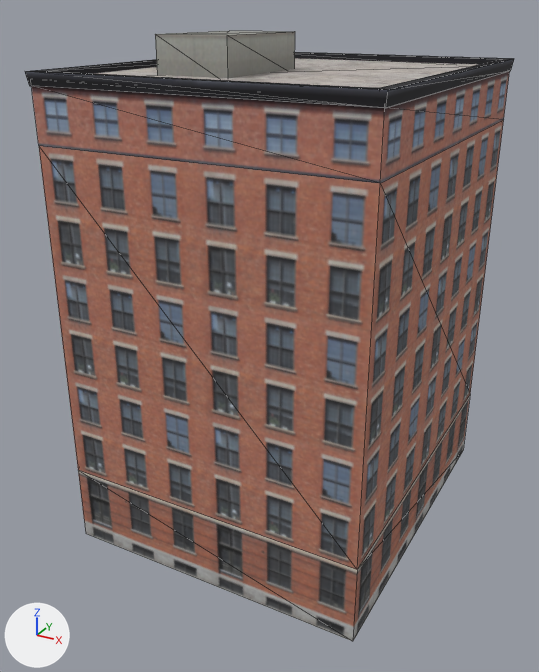
Renders of the OBJ model Models/buildings/building_40.obj from each side of a commit.
Rendered twice from a 50 mm camera at (-86.8, 56.5, 96.7) aimed at (-151.2, 173.6, 38.2). Every picture has the same lights, and +X, +Y and +Z are marked at lower left. Mesh edges are drawn as thin lines. Where no turn or scale is listed for an object, it has been applied to the vertices.

Script lines for the objects in view, before the commit:
```python
me_building_40 = bpy.data.meshes.new('building_40')
me_building_40.from_pydata(...)  # 48 vertices, 72 faces; spans x -178.3..-119.3, y 144.9..213.1, z 0.0..92.9
me_building_40.materials.append(mat_02___default)  # picture img_building_2_png
# before: 0 (-119.8, 145.5, 15.1) at pixel (357, 569), 3 (-177.8, 145.5, 15.1) at pixel (78, 470), 4 (-119.8, 212.6, 15.1) at pixel (470, 394), 6 (-177.8, 212.6, 15.1), 44 (-119.8, 145.5, 0.0) at pixel (352, 641)
# before: 45 (-177.8, 145.5, 0.0) at pixel (85, 533), 46 (-119.8, 212.6, 0.0) at pixel (463, 450), 47 (-177.8, 212.6, 0.0)
ob_building_40 = bpy.data.objects.new('building_40', me_building_40)
ob_building_40.location = (0.0, 0.0, 0.0)
```
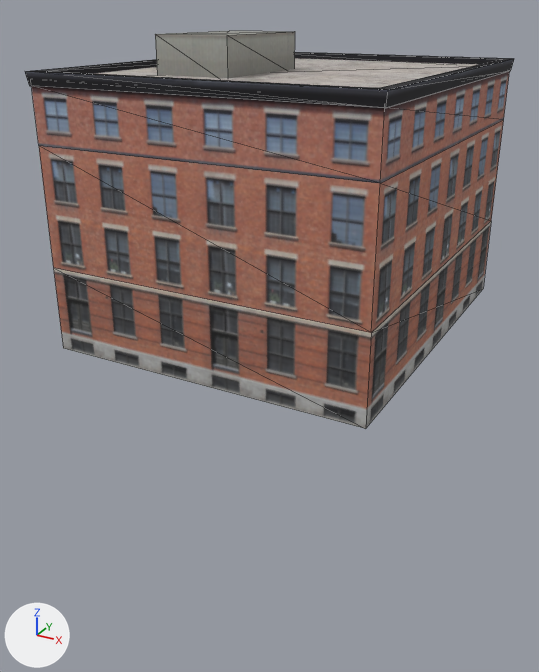
The newer file is also turned or shifted as a whole; pictures and numbers use the older file's frame.

The change in detail:
Picture 'building_3.png' (img_building_3_png) is new.
Material '03___Default' (mat_03___default) is new.
Its texture is img_building_3_png.
Its roughness is 0.9.
me_building_40 is used by ob_building_40; location (0.0, 0.0, 0.0).
me_building_40 had 48 vertices, 72 faces and spanned x -178.3..-119.3, y 144.9..213.1, z 0.0..92.9.
me_building_40 no longer uses material mat_02___default (picture img_building_2_png).
me_building_40 now has 48 vertices, 72 faces and spans x -178.3..-119.3, y 144.9..213.1, z 40.9..92.9.
Part 1, on me_building_40:
Vertices 0, 3, 4, 6, 44 to 47 of me_building_40 move by (0.0, 0.0, 40.9).
me_building_40 part 2: texture (UV) coordinates of 72 of 72 faces, centred in x -178.2..-119.4, y 145.0..213.0, z 5.0..92.9, changed; they spanned u 0.02..0.95, v 0.02..0.98 and now span u 0.04..0.96, v 0.04..0.96.
me_building_40 now uses material mat_03___default (picture img_building_3_png).

Where the change shows, as pixel boxes (x1, y1, x2, y2) in the pictures (539 x 672 px; the box of a moved part takes in the faces that stretch with it):
'building_40', recoloured, reshaped, surface changed (35% shorter): before (25, 31, 514, 641); after (25, 31, 514, 429)
part 1 of me_building_40, moved or reshaped: before (39, 146, 492, 641); after (39, 146, 492, 429)
part 2 of me_building_40, surface changed: (25, 31, 514, 183) in both
